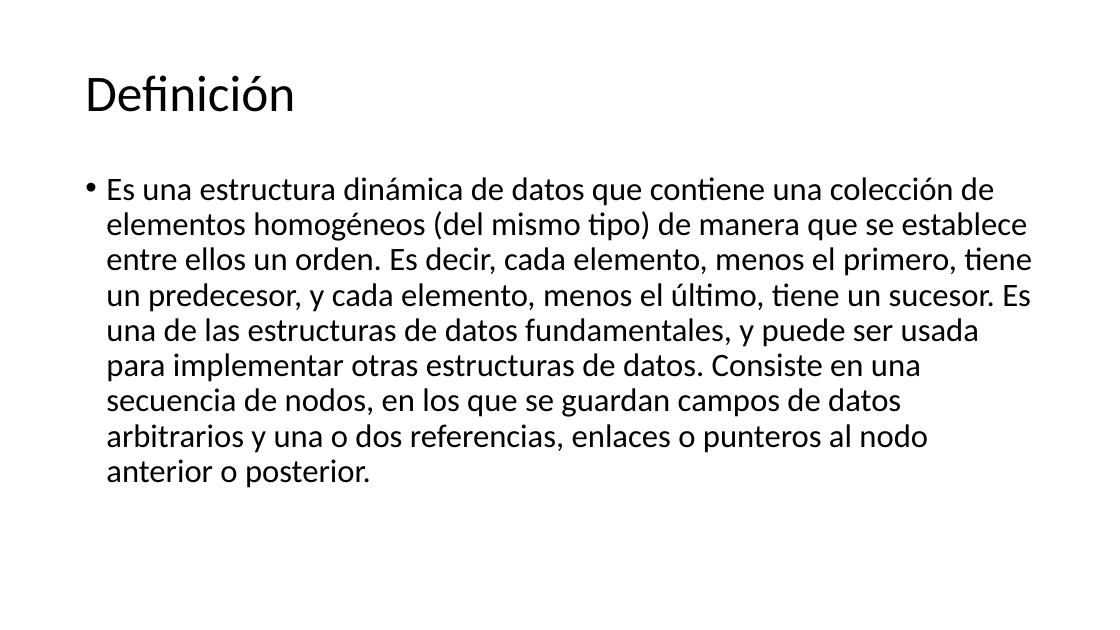
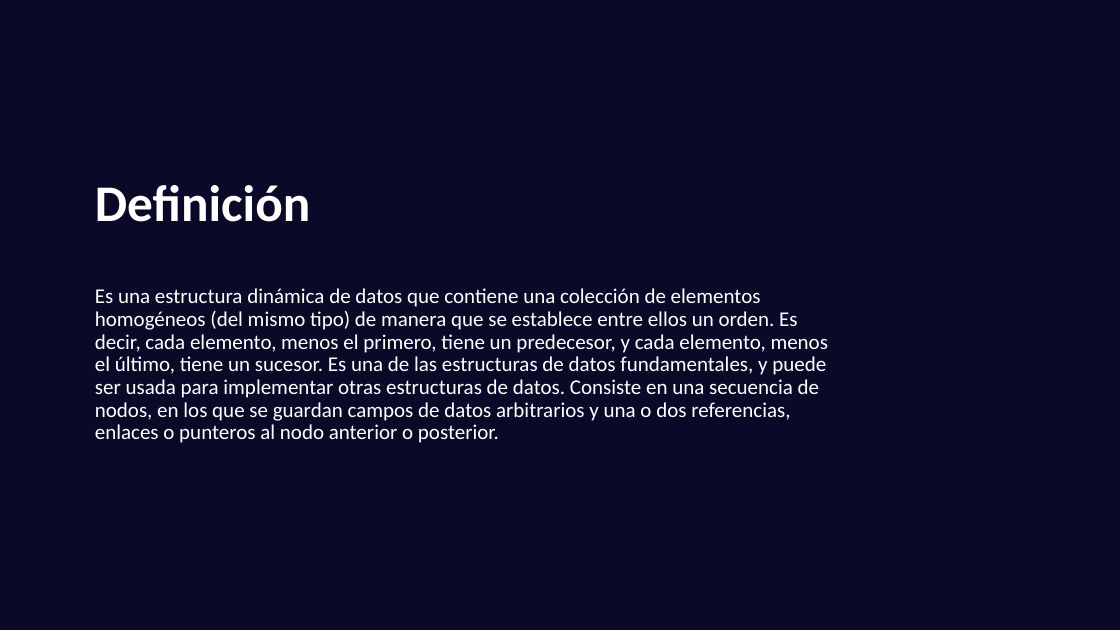
Before and after one commit to 987-Ismael-Romero/Listas, a slide deck: slide 2 of Expo/Expo_Listas.pptx. Drawn at 1120x630 pixels with LibreOffice and Linux fonts; fonts in the diff are those of the drawing. Boxes give left, top, right and bottom in pixels: in the first picture for what was removed or moved away, otherwise in the second. Text is boxed around its words. In the diff, an @@ line names an element or a change of style, - is before the commit and + after.

Commit message:
Creando Portada y Modificando
Modifique portada, añadi nombre de los integrantes, añadi información relacionada a mi tema y ordene las diapositivas

```diff
--- a/Expo/Expo_Listas.pptx
+++ b/Expo/Expo_Listas.pptx
@@ background #FFFFFF to #0A0928 @@
@@ title "Definición": place and size @@
-title "Definición" at [85,75,295,112]
+title "Definición" at [95,185,310,222]
@@ title "Definición" at [95,185,310,222]: text colour #000000 to #FFFFFF, bold on @@
@@ text "Es una estructura dinámica de ...": place and size @@
-text "Es una estructura dinámica de ..." at [106,177,1032,488]
+text "Es una estructura dinámica de ..." at [95,288,828,443]
@@ text "Es una estructura dinámica de ..." at [95,288,828,443]: size 28 to 18 pt, text colour #000000 to #FFFFFF; bullet • to none @@
```
Also in this commit, not shown: 1 other slide changed, 2 slides added, 1 slide removed.
